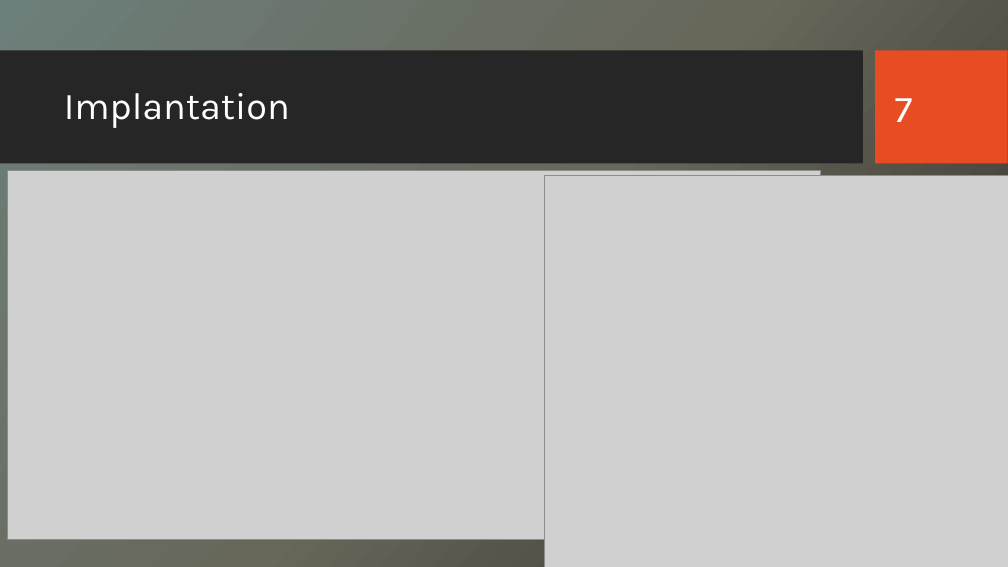
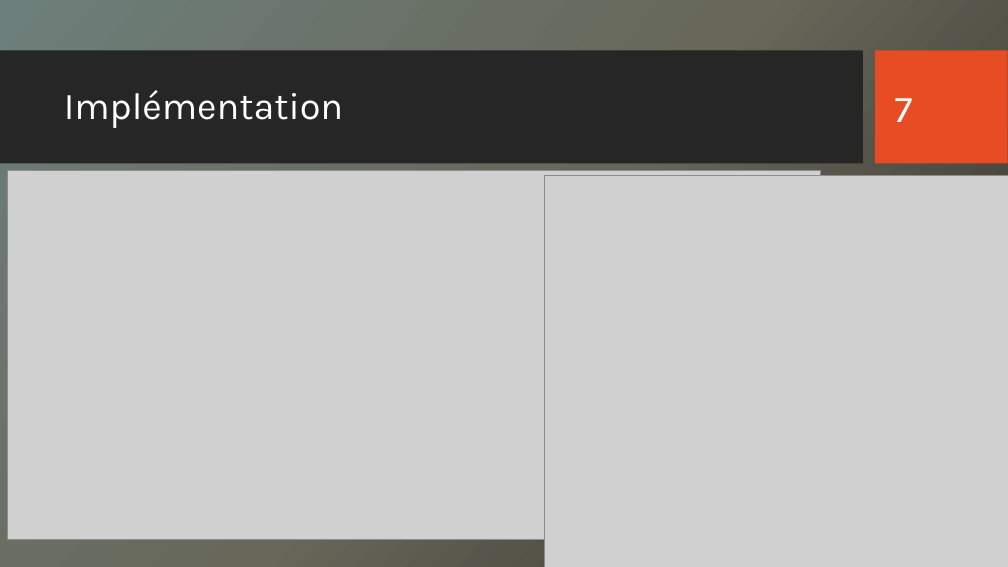
Before and after one commit to kazouke/Artificial-Bee-Colony, a slide deck: slide 7 of Intelligence Artificielle.pptx. Drawn at 1008x567 pixels with LibreOffice and Linux fonts; fonts in the diff are those of the drawing; grey boxes stand for pictures; background and template pictures are left out. Boxes give left, top, right and bottom in pixels: in the first picture for what was removed or moved away, otherwise in the second. Text is boxed around its words. In the diff, an @@ line names an element or a change of style, - is before the commit and + after.

```diff
--- a/Intelligence Artificielle.pptx
+++ b/Intelligence Artificielle.pptx
@@ title at (64, 90, 343, 128): text changed @@
-Implantation
+Implémentation
```
Also in this commit, not shown: 4 other slides changed, 1 slide added, 1 slide removed.
